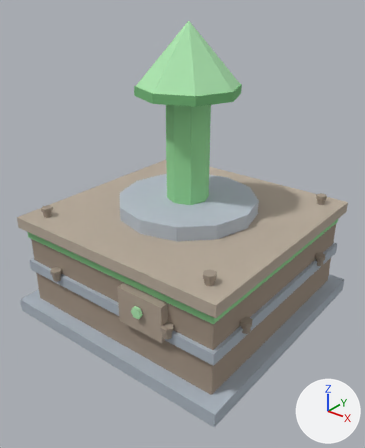
What one commit did to the glTF model buildings/source/models/source_flat.glb.
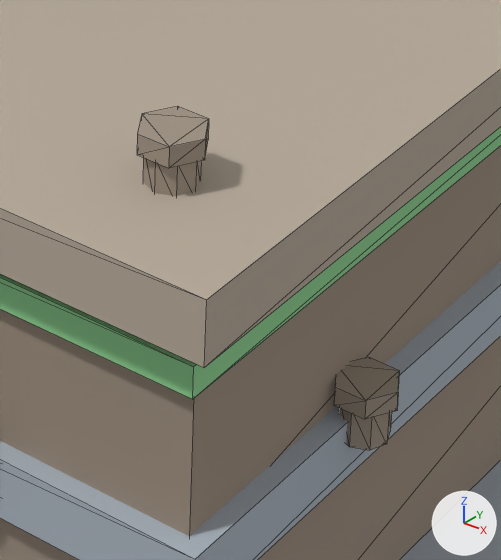
The first picture shows the older version from a camera (50 mm lens) standing at (2.05, -2.63, 2.28) and looking at (0.05, -0.13, 0.73). The close-ups show the older and then the newer version on the part from 49% to 74% of the width and 56% to 79% of the height of that picture. Only the edits that show in the close-ups are written down. Lighting does not change. The marker at lower right points along +X, +Y and +Z. The close-ups show mesh edges as thin lines. Where no turn or scale is listed for an object, it has been applied to the vertices. Vertices at exactly the same position are counted once.

In view in the first close-up: 'Band', 'BasePlatform', 'Body', 'Bolt_2', 'Bolt_5', 'GreenStripe', 'Roof'.
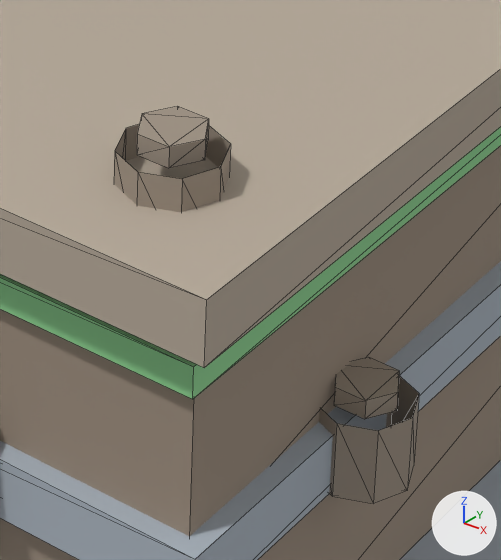
The newer file is also rescaled (x0.5) as a whole; pictures and numbers use the older file's frame.

What differs and where, as boxes [x1, y1, x2, y2] in the close-ups (501 x 560 px; the box of a moved part takes in the faces that stretch with it):
'Bolt_5', reshaped
    before: [334, 357, 399, 450]
    after: [319, 357, 419, 504]
'Bolt_2', reshaped
    before: [137, 106, 209, 196]
    after: [114, 106, 231, 212]
part 1 of me_bolt_002, moved or reshaped
    before: [143, 158, 201, 196]
    after: [114, 124, 231, 212]
part 2 of me_bolt_005, moved or reshaped
    before: [339, 408, 391, 450]
    after: [319, 376, 419, 504]

Patch to the scene script:
```diff
--- a/buildings/source/models/source_flat.glb.py
+++ b/buildings/source/models/source_flat.glb.py
@@ me_bolt_002 @@
 # used by ob_bolt_2; location = (0.7, -0.7, 0.82)
-me_bolt_002.from_pydata(...)  # 28 vertices, 42 faces; spans x -0.04..0.04, y -0.0346..0.0346, z -0.05..0.025
+me_bolt_002.from_pydata(...)  # 28 vertices, 42 faces; spans x -0.06..0.06, y -0.06..0.06, z -0.1..0.025
+# me_bolt_002 part 1: the loose piece of 16 vertices spanning x -0.03..0.03, y -0.03..0.03, z -0.05..0.0 is scaled about the mesh origin by 2
 me_bolt_002.materials.append(mat_boltmat)
@@ me_bolt_005 @@
 # used by ob_bolt_5; location = (0.83, -0.5, 0.45)
-me_bolt_005.from_pydata(...)  # 28 vertices, 42 faces; spans x -0.04..0.04, y -0.0346..0.0346, z -0.05..0.025
+me_bolt_005.from_pydata(...)  # 28 vertices, 42 faces; spans x -0.06..0.06, y -0.06..0.06, z -0.1..0.025
+# me_bolt_005 part 2: the loose piece of 16 vertices spanning x -0.03..0.03, y -0.03..0.03, z -0.05..0.0 is scaled about the mesh origin by 2
 me_bolt_005.materials.append(mat_boltmat)
```
